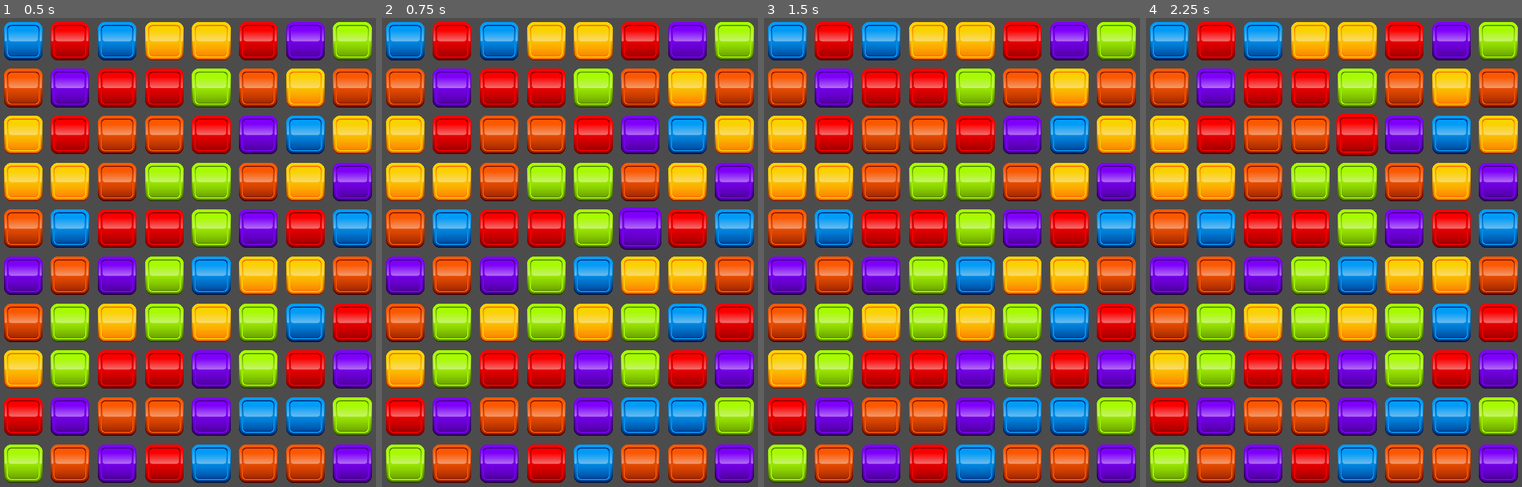
Above: before the commit, frames 1-4 (left to right).
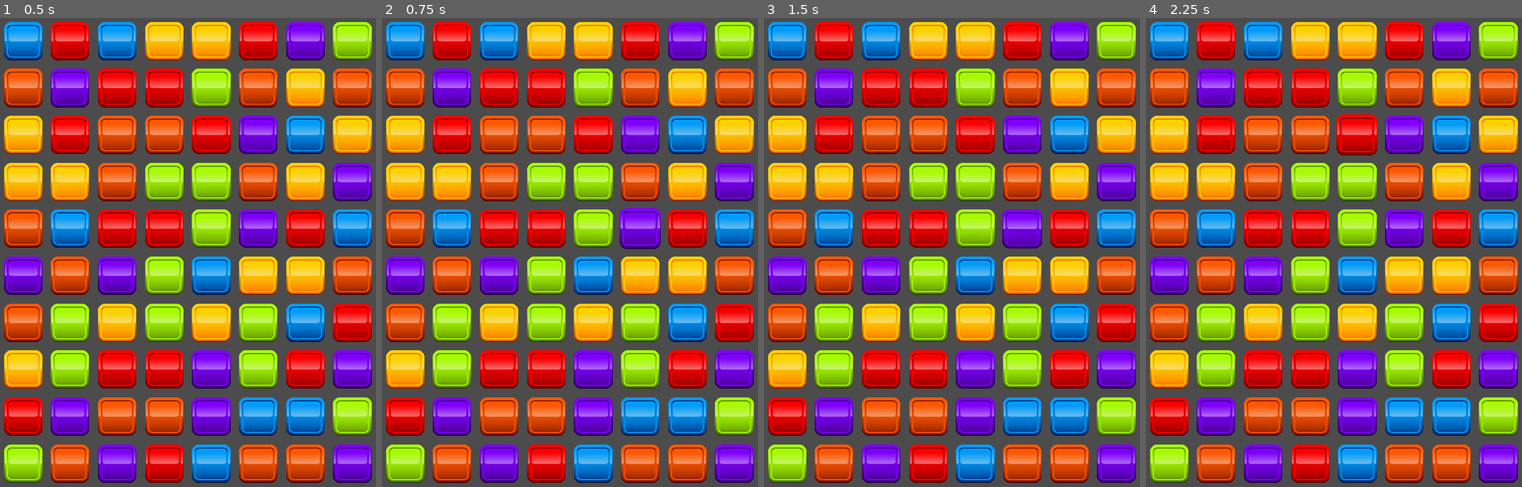
Above: after the commit, the same moments.

Repository: jacob-hart/match-three
Game: Godot game, scene res://scenes/game_window.tscn
Same seed, same stepped clock (60 frames per second), same inputs: the game is played once before the commit and once after it.
Inputs (mouse positions are in pixels of both pictures, inside the frame that each line leads up to):
- Up to frame 1 (0.5 s): no input
- Up to frame 2 (0.75 s): tap Enter at 0.5 s; move the mouse to (660, 205) at 0.52 s; click (660, 205) at 0.6 s
- Up to frame 3 (1.5 s): tap Space at 1.25 s; move the mouse to (869, 261) at 1.27 s; click (869, 261) at 1.35 s
- Up to frame 4 (2.25 s): tap Enter at 2 s; move the mouse to (1375, 116) at 2.02 s; click (1375, 116) at 2.1 s

Frame 1 is identical in both runs. In frame 2, 0.2% of the frame differs, in the area x 63-75%, y 40-50%; in frame 3, 0.2%; in frame 4, 0.2%.

Commit message:
Added block selection juice effect

Diff:
--- a/scenes/block.tscn
+++ b/scenes/block.tscn
@@ -8,6 +8,9 @@
 _sections_unfolded = [ "Z Index" ]
 block_color = 7
 move_speed = 0.3
+select_tween_speed = 0.1
+pressed_scale = Vector2( 0.95, 0.95 )
+selected_scale = Vector2( 1.1, 1.1 )
 
 [node name="Sprite" type="Sprite" parent="." index="0"]
 
@@ -22,3 +25,12 @@
 playback/active = false
 playback/repeat = false
 playback/speed = 1.0
+
+[node name="select_tween" type="Tween" parent="." index="2"]
+
+repeat = false
+playback_process_mode = 1
+playback_speed = 1.0
+playback/active = false
+playback/repeat = false
+playback/speed = 1.0
--- a/scripts/block.gd
+++ b/scripts/block.gd
@@ -4,10 +4,14 @@
 
 export (BlockColor) var block_color
 export (float) var move_speed
+export (float) var select_tween_speed
+export (Vector2) var pressed_scale
+export (Vector2) var selected_scale
 
 onready var move_tween = get_node("move_tween")
 var is_matched = false
-var is_selected = false
+
+onready var select_tween = get_node("select_tween")
 
 # Tweens the block to the target pixel position
 func move_smooth(position_to_move_to):
@@ -21,17 +25,20 @@
 # All changes to the block that happen when it is in the destruction process go here
 func set_matched():
 	is_matched = true
-	self.scale = Vector2(1.1, 1.1)
+	#self.scale = Vector2(1.1, 1.1)
 	pass
 
-# This is called when the block is selected by the user
-func set_selected():
-	if !is_selected:
-		is_selected = true
-		self.scale = Vector2(1.1, 1.1)
+# This is called when the block is selected but the user has not released the mouse button on it yet
+func set_selected_pressed():
+	select_tween.interpolate_property(self, "scale", self.scale, pressed_scale, select_tween_speed, Tween.TRANS_BOUNCE, Tween.EASE_OUT)
+	select_tween.start()
 
-# This should do the opposite of set_selected
+# This is called when the block is selected band the user has released the moused button
+func set_selected_released():
+	select_tween.interpolate_property(self, "scale", self.scale, selected_scale, select_tween_speed, Tween.TRANS_BOUNCE, Tween.EASE_OUT)
+	select_tween.start()
+
+# Resets any effects from selection back to normal
 func set_unselected():
-	if is_selected:
-		is_selected = false
-		self.scale = Vector2(1.0, 1.0)
+	select_tween.interpolate_property(self, "scale", self.scale, Vector2(1.0, 1.0), select_tween_speed, Tween.TRANS_BOUNCE, Tween.EASE_OUT)
+	select_tween.start()
--- a/scripts/grid.gd
+++ b/scripts/grid.gd
@@ -92,11 +92,17 @@
 var second_click = Vector2(0, 0)
 # Gets click locations and selects blocks based on that input
 func get_user_mouse_input():
+	if Input.is_action_just_pressed("ui_touch"):
+		if is_in_grid(pixel_to_grid(get_global_mouse_position().x, get_global_mouse_position().y)):
+			var click = pixel_to_grid(get_global_mouse_position().x, get_global_mouse_position().y)
+			if interaction_state == STATE_WAITING_FOR_FIRST_SELECTION:
+				blocks[click.x][click.y].set_selected_pressed()
+
 	if Input.is_action_just_released("ui_touch"):
 		if is_in_grid(pixel_to_grid(get_global_mouse_position().x, get_global_mouse_position().y)):
 			if interaction_state == STATE_WAITING_FOR_FIRST_SELECTION:
 				first_click = pixel_to_grid(get_global_mouse_position().x, get_global_mouse_position().y)
-				blocks[first_click.x][first_click.y].set_selected()
+				blocks[first_click.x][first_click.y].set_selected_released()
 				interaction_state = STATE_WAITING_FOR_SECOND_SELECTION
 			elif interaction_state == STATE_WAITING_FOR_SECOND_SELECTION:
 				second_click = pixel_to_grid(get_global_mouse_position().x, get_global_mouse_position().y)
